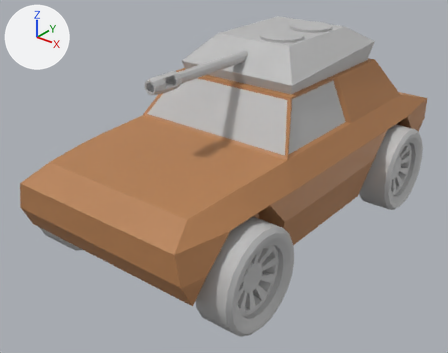
One commit to the glTF model assets/models/tanks/exported/light_tank.glb: the scene before it, then after it.
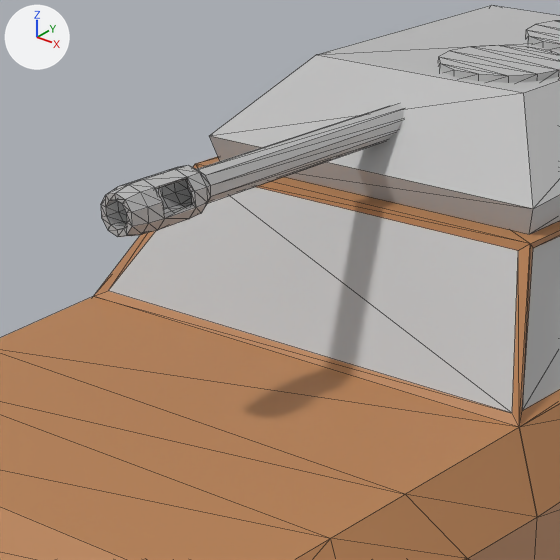
The first picture shows the older version from a 50 mm camera at (0.476, -0.658, 0.462) aimed at (-0.017, -0.041, 0.08). The close-ups show both versions on the part from 25% to 67% of the width and 4% to 58% of the height of that picture; other places that the commit changed are outside them. Every picture has the same lights, and +X, +Y and +Z are marked at upper left. The close-ups show mesh edges as thin lines. Where no turn or scale is listed for an object, it has been applied to the vertices. Vertices at the same position are counted once.

The first close-up shows 'Barrel', 'Hatch1', 'Hatch2', 'Hull.001', 'TurretBase'.
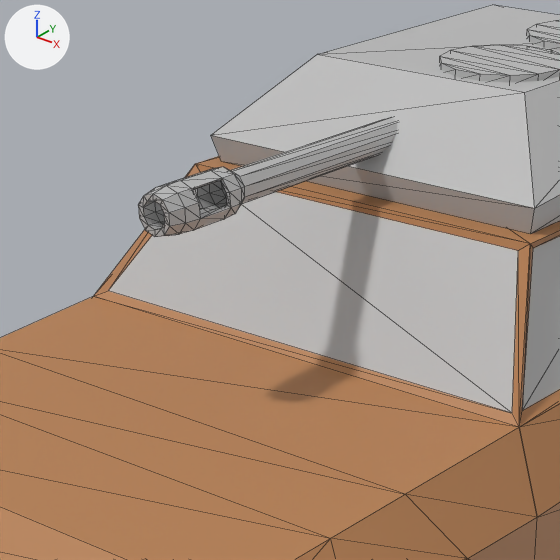
Where the newer file only moved an object's origin or applied its transform, the numbers keep the older frame.

Pixel boxes [x1, y1, x2, y2] of what changed, in the close-ups (560 x 560 px):
'TurretBase', moved
    before: [209, 5, 560, 234]
    after: [211, 5, 560, 234]
'Barrel', moved
    before: [101, 104, 404, 237]
    after: [138, 117, 397, 237]
'Hatch1', moved
    before: [438, 45, 560, 83]
    after: [440, 45, 560, 82]

What changed in the scene script:
```text
Change me_mesh_003:
    where me_mesh_003.from_pydata(...)  # 140 vertices, 268 faces; spans x -0.01..0.01, y -0.194..-0.004, z -0.011..0.01
    used by ob_barrel; location = (0.0, 0.0009, 0.2515)
    me_mesh_003 part 1: the whole mesh is moved by (0.0, -0.037, -0.002)
Change me_mesh:
    where me_mesh.from_pydata(...)  # 12 vertices, 20 faces; spans x -0.09..0.09, y -0.105..0.11, z 0.0..0.048
    used by ob_turretbase; location = (0.0, 0.0624, 0.2215)
    me_mesh part 2: the whole mesh is moved by (0.0, 0.005, 0.0)
Change ob_hatch1:
    ob_hatch1.location: (0.0, 0.0624, 0.2215) -> (0.0, 0.0586, 0.2216)
Change ob_barrel:
    ob_barrel.location: (0.0, 0.0009, 0.2515) -> (0.0, 0.0579, 0.2481)
Change ob_turretbase:
    ob_turretbase.location: (0.0, 0.0624, 0.2215) -> (0.0, 0.0586, 0.2216)
```
